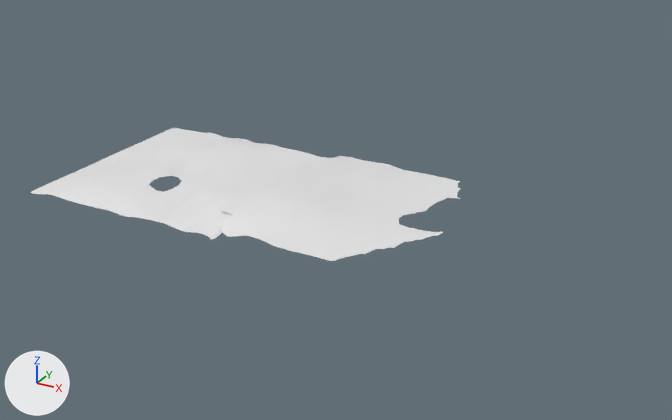
Before and after pictures for a commit that changed the Blender file models/blenderfiles/BGbeach.blend.
The view is the same before and after, from a 50 mm camera at (30.0, -62.3, 30.5) aimed at (-3.8, -0.9, -0.2). Lighting does not change. The marker at lower left points along +X, +Y and +Z.

Script lines for the objects in view, before the commit:
```python
me_cube_000 = bpy.data.meshes.new('Cube.000')
me_cube_000.from_pydata(...)  # 1515 vertices, 1952 faces; spans x -11.4..8.5, y -1.1..0.9, z -0.9..0.7
ob_cube_001 = bpy.data.objects.new('Cube.001', me_cube_000)
ob_cube_001.location = (-8.96, 0.35, 0.76)
ob_cube_001.scale = (1.73, 10.3, 1.0)
```
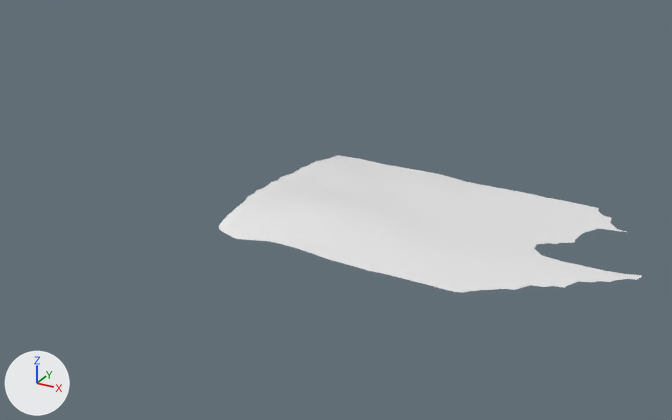
Boxes (x1, y1, x2, y2) around the edits, measured in the pictures (672 x 420 px):
'Cube.001', reshaped, rescaled: before (31, 128, 461, 261); after (219, 155, 642, 292)
part 1 of me_cube_000, deleted: before (31, 128, 331, 240)

Diff of the bpy script that builds the scene:
```diff
--- a/models/blenderfiles/BGbeach.blend.py
+++ b/models/blenderfiles/BGbeach.blend.py
@@ me_cube_000 @@
 me_cube_000.from_pydata(...)  # 1515 vertices, 1952 faces; spans x -11.4..8.5, y -1.1..0.9, z -0.9..0.7
 # used by ob_cube_001; location = (-8.96, 0.35, 0.76); scale = (1.73, 10.3, 1.0)
+# me_cube_000 part 1: the loose piece of 897 vertices spanning x -11.4..0.0, y -1.1..0.9, z -0.9..0.3 is deleted
@@ ob_cube_001 @@
 ob_cube_001.location = (-8.96, 0.35, 0.76)
-ob_cube_001.scale = (1.73, 10.3, 1.0)
+ob_cube_001.scale = (3.5, 10.3, 1.0)
```
